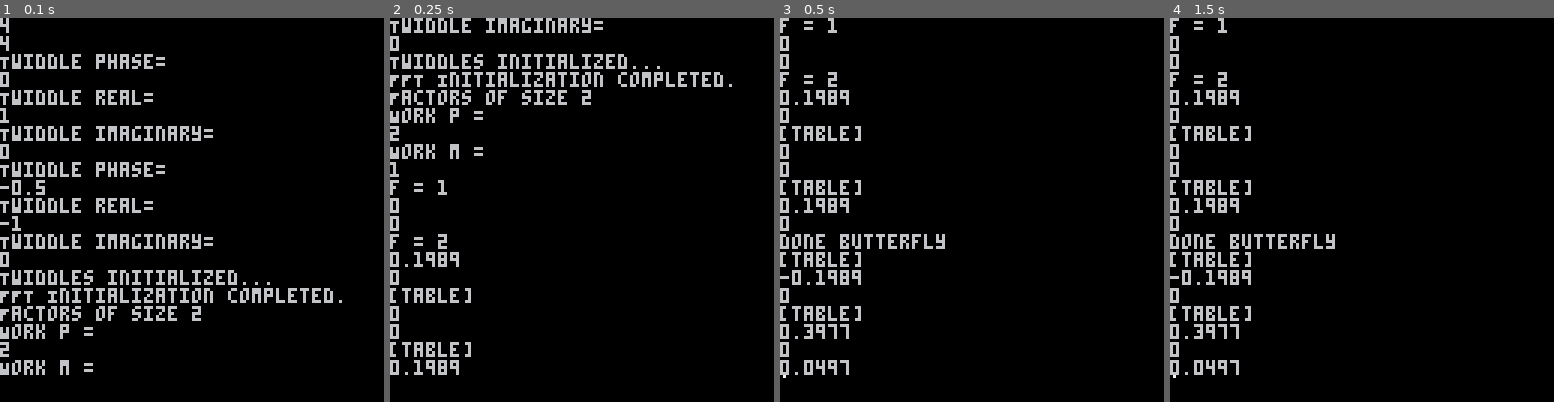
Above: before the commit, frames 1-4 (left to right).
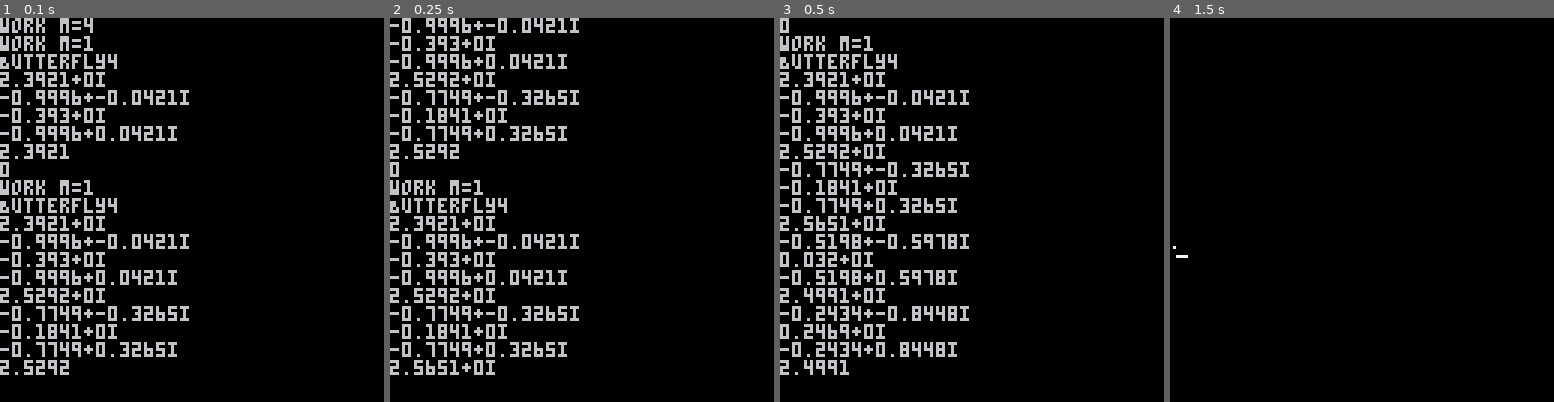
Above: after the commit, the same moments.

Repository: danslocombe/pico8-synth
Game: PICO-8 cartridge fft.p8
Two runs of this game, one before a commit and one after it. Both use one fixed random seed, a clock stepped at 60 frames per second and the inputs below.
Inputs:
- Up to frame 1 (0.1 s): no input
- Up to frame 2 (0.25 s): no input
- Up to frame 3 (0.5 s): no input
- Up to frame 4 (1.5 s): no input

The runs differ from the first frame. In frame 1, 12% of the frame differs, in the area x 0-90%, y 0-93%; in frame 2, 12%; in frame 3, 10%; in frame 4, 4.8%.

Commit message:
Think working

Diff:
--- a/fft.p8
+++ b/fft.p8
@@ -1,6 +1,8 @@
 pico-8 cartridge // http://www.pico-8.com
 version 34
 __lua__
+
+printh("---------start----------")
 
 spectro_y = 100
 spectro_height = 28
@@ -491,6 +493,7 @@
 
 	local twiddles = {}
    -- DAN MOD
+   --num_dan = num_points
    num_dan = num_points / 2
 	--for i = 0,num_points-1 do
 		--local phase = -2*pi * i / num_points
@@ -499,14 +502,19 @@
 		if inverse then phase = phase * -1 end
       local twiddle_real = cos(phase)
       local twiddle_imaginary = sin(phase)
-      msg("Twiddle phase=")
-      msg(phase)
-      msg("Twiddle real=")
-      msg(twiddle_real)
-      msg("Twiddle imaginary=")
-      msg(twiddle_imaginary)
+      --msg("Twiddle phase=")
+      --msg(phase)
+      --msg("Twiddle real=")
+      --msg(twiddle_real)
+      --msg("Twiddle imaginary=")
+      --msg(twiddle_imaginary)
 		twiddles[1+i] = {real = twiddle_real, imag = twiddle_imaginary}
 	end
+   --print("twiddles")
+   --for i,c in pairs(twiddles) do
+   --   print(c.real .. "+" .. c.imag .. "i")
+   --end
+   --while true do end
 	msg("Twiddles initialized...")
 	local factors = calculate_factors(num_dan)
 	local output = {}
@@ -541,21 +549,23 @@
 	local p = factors[factors_index]
 	local m = factors[factors_index+1]
 	factors_index = factors_index + 2
-   msg("Work p = ")
-   msg(p)
-   msg("Work m = ")
-   msg(m)
+   --msg("Work p = ")
+   --msg(p)
+   --msg("Work m = ")
+   --msg(m)
 	--msg(p,m)
 	local last = out_index + p*m
 	local beg = out_index
+
+   print("work m=" .. m)
 
 	if m == 1 then
 		repeat
 			--if type(input[f]) == "number" then output[out_index] = complex.new(input[f],0)
 			--else output[out_index] = input[f] end
-         print("f = " .. f)
-         print(input[f].real)
-         print(input[f].imag)
+         --print("f = " .. f)
+         --print(input[f].real)
+         --print(input[f].imag)
 			output[out_index] = input[f]
 			f = f + fstride*in_stride
 			out_index = out_index +1
@@ -564,32 +574,34 @@
 		repeat
 			--msg("Out_index", out_index,"f", f)
 			work(input, output,out_index,  f, factors, factors_index, twiddles, fstride*p, in_stride, inverse)
+         print(output[out_index].real)
+         print(output[out_index].imag)
 			f = f + fstride*in_stride
 			out_index = out_index + m
 		until out_index == last
 	end
 
-   for i,c in pairs(output) do
-      print(c)
-      print(c.real)
-      print(c.imag)
-   end
+   --for i,c in pairs(output) do
+   --   print(c)
+   --   print(c.real)
+   --   print(c.imag)
+   --end
 
 	out_index = beg
 
-	if p == 2 then 			butterfly2_dan(output,out_index, fstride, twiddles, m, inverse)
-	elseif p == 3 then 		butterfly3(output,out_index, fstride, twiddles, m, inverse)
-	elseif p == 4 then 		butterfly4(output,out_index, fstride, twiddles, m, inverse)
-	elseif p == 5 then 	butterfly5(output,out_index, fstride, twiddles, m, inverse)
-	else 					butterfly_generic(output,out_index, fstride, twiddles, m, p, inverse) end
-
-   print("done butterfly")
-
-   for i,c in pairs(output) do
-      print(c)
-      print(c.real)
-      print(c.imag)
-   end
+	if p == 2 then 			butterfly2_dan(output,out_index, fstride, twiddles, m)
+	elseif p == 3 then 		butterfly3_dan(output,out_index, fstride, twiddles, m)
+	elseif p == 4 then 		butterfly4_dan(output,out_index, fstride, twiddles, m)
+	elseif p == 5 then 	butterfly5_dan(output,out_index, fstride, twiddles, m)
+	else 					butterfly_generic_dan(output,out_index, fstride, twiddles, m, p) end
+
+   --print("done butterfly")
+
+   --for i,c in pairs(output) do
+   --   print(c)
+   --   print(c.real)
+   --   print(c.imag)
+   --end
 end
 
 
@@ -642,19 +654,30 @@
 ---------------------------------------------------------------
 --Carries out a butterfly 2 run of the input sample.
 ---------------------------------------------------------------
-function butterfly2_dan(input,out_index,fstride, twiddles, m, inverse)
+function butterfly2_dan(input,out_index,fstride, twiddles, m)
     local i1 = out_index
     local i2 = out_index + m
     local ti = 1
     repeat
       local t = complex_mult(input[i2], twiddles[ti])
       ti = ti + fstride
-      input[i2] = complex_add(input[i2], t)
-      input[i1] = complex_sub(input[i1], t)
+      input[i2] = complex_sub(input[i1], t)
+      input[i1] = complex_add(input[i1], t)
+
+      printh("Butterfly2")
+      printh("Fout2 " .. input[i2].real .. "+" .. input[i2].imag .. "i")
+      printh("Fout1 " .. input[i1].real .. "+" .. input[i1].imag .. "i")
+
       i1 = i1 + 1
       i2 = i2 + 1
       m = m - 1
     until m == 0
+
+   --print("Butterfly2")
+   --for i,c in pairs(input) do
+   --   print(c.real .. "+" .. c.imag .. "i")
+   --end
+   --while true do end
 end
 function butterfly2(input,out_index,fstride, twiddles, m, inverse)
     local i1 = out_index
@@ -674,6 +697,52 @@
 ---------------------------------------------------------------
 --Carries out a butterfly 4 run of the input sample.
 ---------------------------------------------------------------
+function butterfly4_dan(input,out_index, fstride, twiddles, m)
+	local ti1, ti2, ti3 = 1,1,1
+	local scratch = {}
+	local k = m
+	local m2 = 2*m
+	local m3 = 3*m
+	local i = out_index
+
+   --print("Butterfly4_pre")
+   --for i,c in pairs(input) do
+   --   print(c.real .. "+" .. c.imag .. "i")
+   --end
+   --while true do end
+
+	repeat
+		scratch[0] = complex_mult(input[i+m],twiddles[ti1])
+		scratch[1] = complex_mult(input[i+m2],twiddles[ti2])
+		scratch[2] = complex_mult(input[i+m3],twiddles[ti3])
+
+		scratch[5] = complex_sub(input[i],scratch[1])
+		input[i] = complex_add(input[i],scratch[1])
+
+		scratch[3] = complex_add(scratch[0],scratch[2])
+		scratch[4] = complex_sub(scratch[0],scratch[2])
+
+		input[i+m2] = complex_sub(input[i],scratch[3])
+		ti1 = ti1 + fstride
+		ti2 = ti2 + fstride*2
+		ti3 = ti3 + fstride*3
+		input[i] = complex_add(input[i],scratch[3])
+
+      input[i+m].real = (scratch[5].real + scratch[4].imag)
+      input[i+m].imag = (scratch[5].imag - scratch[4].real)
+
+      input[i+m3].real = (scratch[5].real - scratch[4].imag)
+      input[i+m3].imag = (scratch[5].imag + scratch[4].real)
+
+		i = i + 1
+		k = k - 1
+	until k == 0
+
+   print("Butterfly4")
+   for i,c in pairs(input) do
+      print(c.real .. "+" .. c.imag .. "i")
+   end
+end
 function butterfly4(input,out_index, fstride, twiddles, m, inverse)
 	local ti1, ti2, ti3 = 1,1,1
 	local scratch = {}
@@ -720,6 +789,40 @@
 ---------------------------------------------------------------
 --Carries out a butterfly 3 run of the input sample.
 ---------------------------------------------------------------
+function butterfly3_dan(input,out_index, fstride, twiddles, m)
+	local k = m
+	local m2 = m*2
+	local tw1, tw2 = 1,1
+	local scratch = {}
+	local epi3 = twiddles[fstride*m]
+	local i = out_index
+
+	repeat
+		scratch[1] = complex_mult(input[i+m], twiddles[tw1])
+		scratch[2] = complex_mult(input[i+m2], twiddles[tw2])
+		scratch[3] = complex_add(scratch[1], scratch[2])
+		scratch[0] = complex_sub(scratch[1], scratch[2])
+		tw1 = tw1 + fstride
+		tw2 = tw2 + fstride*2
+
+		input[i+m].real = input[i].real - scratch[3].real*0.5
+		input[i+m].imag = input[i].imag - scratch[3].imag*0.5
+
+      scratch[0].real = scratch[0].real * epi3.imag
+      scratch[0].imag = scratch[0].iamg * epi3.imag
+		input[i] = complex_add(input[i], scratch[3])
+
+		input[i+m2].real = input[i+m].real + scratch[0].imag
+		input[i+m2].imag = input[i+m].imag - scratch[0].real
+
+		input[i+m].real = input[i+m].real - scratch[0].imag
+		input[i+m].imag = input[i+m].imag + scratch[0].real
+
+		i = i + 1
+		k = k-1
+	until k == 0
+end
+
 function butterfly3(input,out_index, fstride, twiddles, m, inverse)
 	local k = m
 	local m2 = m*2
@@ -757,6 +860,53 @@
 ---------------------------------------------------------------
 --Carries out a butterfly 5 run of the input sample.
 ---------------------------------------------------------------
+function butterfly5_dan(input,out_index, fstride, twiddles, m)
+	local i0,i1,i2,i3,i4 = out_index,out_index+m,out_index+2*m,out_index+3*m,out_index+4*m
+	local scratch = {}
+	local ya,yb = twiddles[1+fstride*m],twiddles[1+fstride*2*m]
+	for u = 0,m-1 do
+		scratch[0] = input[i0]
+
+		scratch[1] = complex_mult(input[i1], twiddles[1+u*fstride])
+		scratch[2] = complex_mult(input[i2], twiddles[1+2*u*fstride])
+		scratch[3] = complex_mult(input[i3], twiddles[1+3*u*fstride])
+		scratch[4] = complex_mult(input[i4], twiddles[1+4*u*fstride])
+
+		scratch[7] = complex_add(scratch[1], scratch[4])
+		scratch[8] = complex_add(scratch[2], scratch[3])
+		scratch[9] = complex_sub(scratch[2], scratch[3])
+		scratch[10] = complex_sub(scratch[1], scratch[4])
+
+		input[i0].real = input[i0].real + scratch[7].real + scratch[8].real
+		input[i0].imag = input[i0].imag + scratch[7].imag + scratch[8].imag
+
+		scratch[5] = { real = scratch[0].real + scratch[7].real*ya.real + scratch[8].real*yb.real,
+							imag = scratch[0].imag + scratch[7].imag*ya.real + scratch[8].imag*yb.real }
+
+		scratch[6]	=	{ real = scratch[10].imag*ya.imag + scratch[9].imag*yb.imag,
+							  imag = -1* scratch[10].real*ya.imag + scratch[9].real*yb.imag }
+
+		input[i1] = complex_sub(scratch[5], scratch[6])
+		input[i4] = complex_add(scratch[5], scratch[6])
+
+		scratch[11] =	{ real = scratch[0].real + scratch[7].real*yb.real + scratch[8].real*ya.real,
+							  imag = scratch[0].imag + scratch[7].imag*yb.real + scratch[8].imag*ya.real }
+
+		scratch[12] = { real = -1* scratch[10].imag*yb.imag + scratch[9].imag*ya.imag,
+							 imag = scratch[10].real*yb.imag - scratch[9].real*ya.imag }
+
+		input[i2] = complex_add(scratch[11], scratch[12])
+		input[i3] = complex_sub(scratch[11], scratch[12])
+
+		i0=i0+1
+		i1=i1+1
+		i2=i2+1
+		i3=i3+1
+		i4=i4+1
+
+	end
+
+end
 function butterfly5(input,out_index, fstride, twiddles, m, inverse)
 	local i0,i1,i2,i3,i4 = out_index,out_index+m,out_index+2*m,out_index+3*m,out_index+4*m
 	local scratch = {}
@@ -809,6 +959,32 @@
 ---------------------------------------------------------------
 --Carries out a generic butterfly run of the input sample.
 ---------------------------------------------------------------
+function butterfly_generic_dan(input,out_index, fstride, twiddles, m, p )
+	local norig = #input
+
+	for u = 0,m-1 do
+		local k = u
+		for q1 = 0,p-1 do
+			scratchbuf[q1] = input[out_index+k]
+			k = k + m
+		end
+
+		k = u
+
+		for q1=0,p-1 do
+			local twidx = 0
+			input[out_index+k] = scratchbuf[0]
+			for q=1,p-1 do
+				twidx = twidx + fstride*k
+				if twidx >= Norix then twidx = twidx - Norig end
+				local t = complex_mult(scratchbuf[q], twiddles[1+twidx])
+				input[out_index+k] = complex_add(input[out_index+k], t)
+			end
+			k = k + m
+		end
+	end
+end
+
 function butterfly_generic(input,out_index, fstride, twiddles, m, p, inverse )
 	local norig = #input
 
@@ -846,28 +1022,51 @@
     --    add(test_data, 0.5 + 0.5 * sin(i / 100))
     --end
 
-    size = 4
+    --size = 4
+
+    --for i=1,size do
+    --     local to_add = {}
+    --     to_add.real = -sin((i-1)/(5 * 3.141 * 2))
+    --     to_add.imag = 0
+    --    add(test_data, to_add)
+    --    print(to_add.real)
+    --end
+
+    --print(#test_data)
+
+    --local result = luafft.fft(test_data, false)
+
+    ----cls(0)
+    --for i=1,(#result/4)+1 do
+    --  local c = result[i]
+    --    --pset(i / 30, 120 - 0.125 * c:abs(), 7)
+    --    local val = complex_abs(c) / (#test_data)
+    --    --print(c)
+    --    print(val)
+    --    pset(i, 120 - val, 7)
+    --    --print(c.abs)
+    --    --print(c)
+    --end
+
+    size = 32
 
     for i=1,size do
          local to_add = {}
          to_add.real = -sin((i-1)/(5 * 3.141 * 2))
          to_add.imag = 0
         add(test_data, to_add)
-        print(to_add.real)
     end
 
-    print(#test_data)
-
     local result = luafft.fft(test_data, false)
 
-    --cls(0)
+    cls(0)
     for i=1,(#result/4)+1 do
       local c = result[i]
         --pset(i / 30, 120 - 0.125 * c:abs(), 7)
         local val = complex_abs(c) / (#test_data)
         --print(c)
-        print(val)
-        pset(i, 120 - val, 7)
+        --print(val)
+        pset(i, 80 - 10 * val, 7)
         --print(c.abs)
         --print(c)
     end
